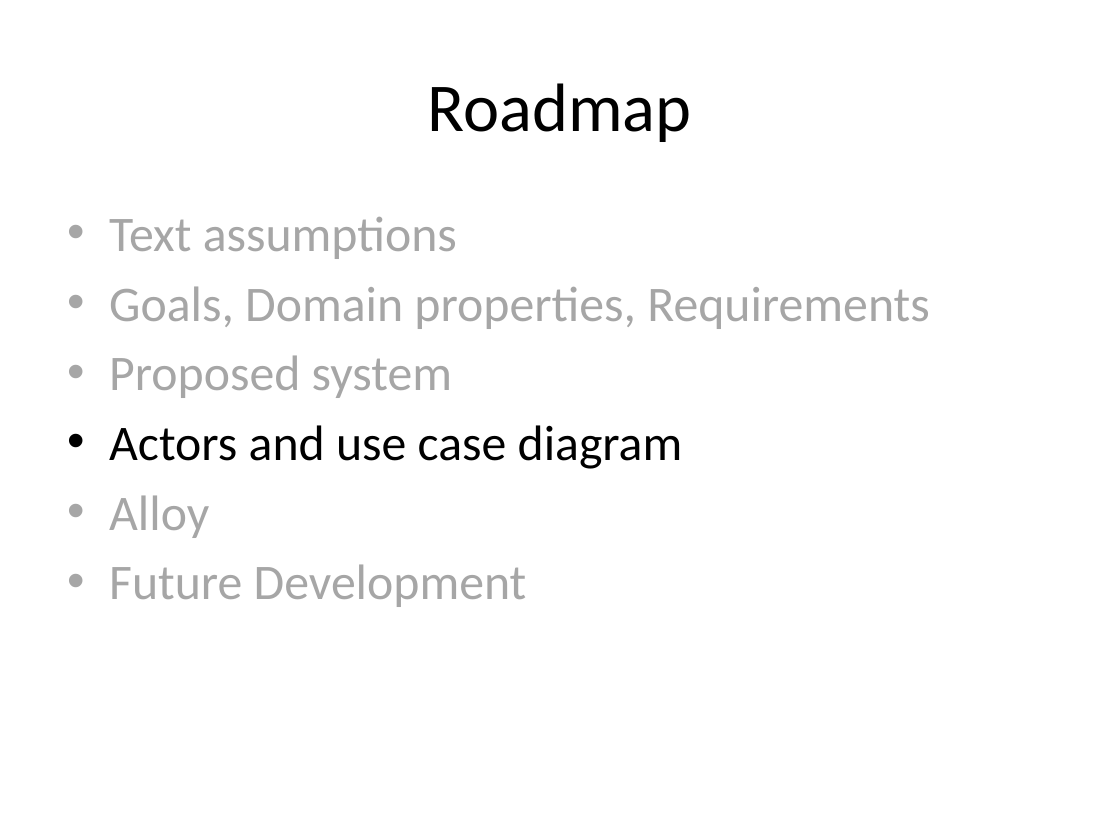
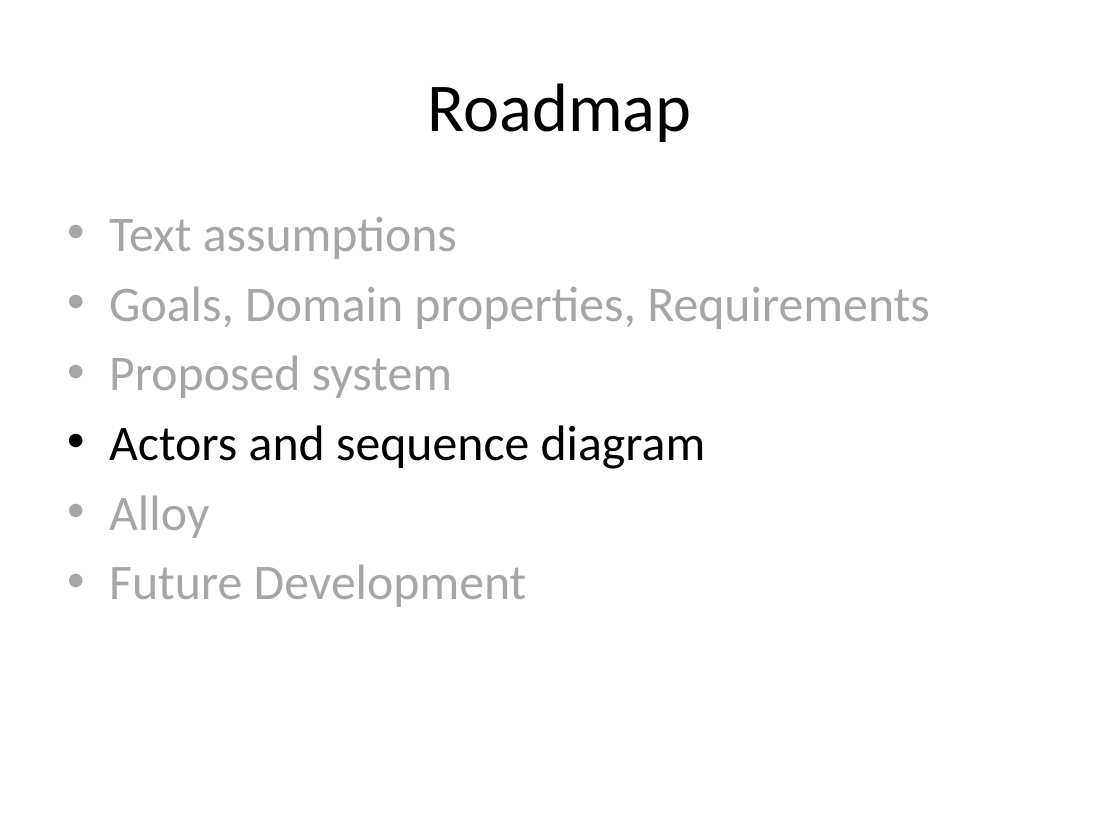
Before and after one commit to cattaneo-riccardo/PowerEnjoy, a slide deck: slide 14 of RASD/presentation/RASD_presentation.pptx (slide 15 before the commit). Drawn at 1120x840 pixels with LibreOffice and Linux fonts; fonts in the diff are those of the drawing. Boxes give left, top, right and bottom in pixels: in the first picture for what was removed or moved away, otherwise in the second. Text is boxed around its words. In the diff, an @@ line names an element or a change of style, - is before the commit and + after.

```diff
--- a/RASD/presentation/RASD_presentation.pptx
+++ b/RASD/presentation/RASD_presentation.pptx
@@ text at <box>109,425,706,469</box>: text changed @@
-• Actors and use case diagram
+• Actors and sequence diagram
```
Also in this commit, not shown: 4 other slides changed, 2 slides added, 2 slides removed, 11 other files.
